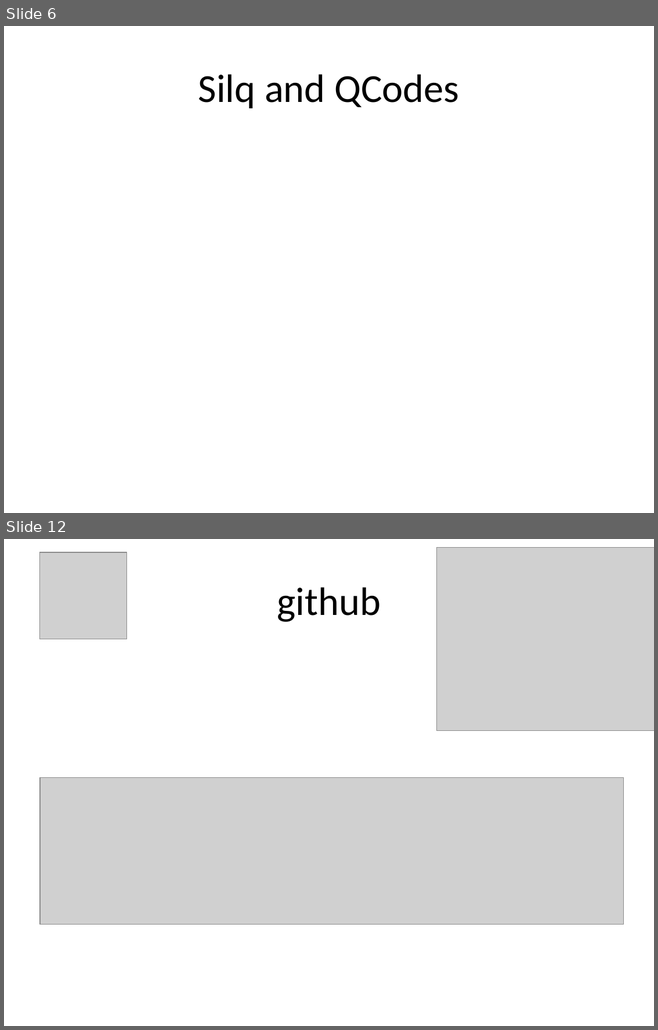
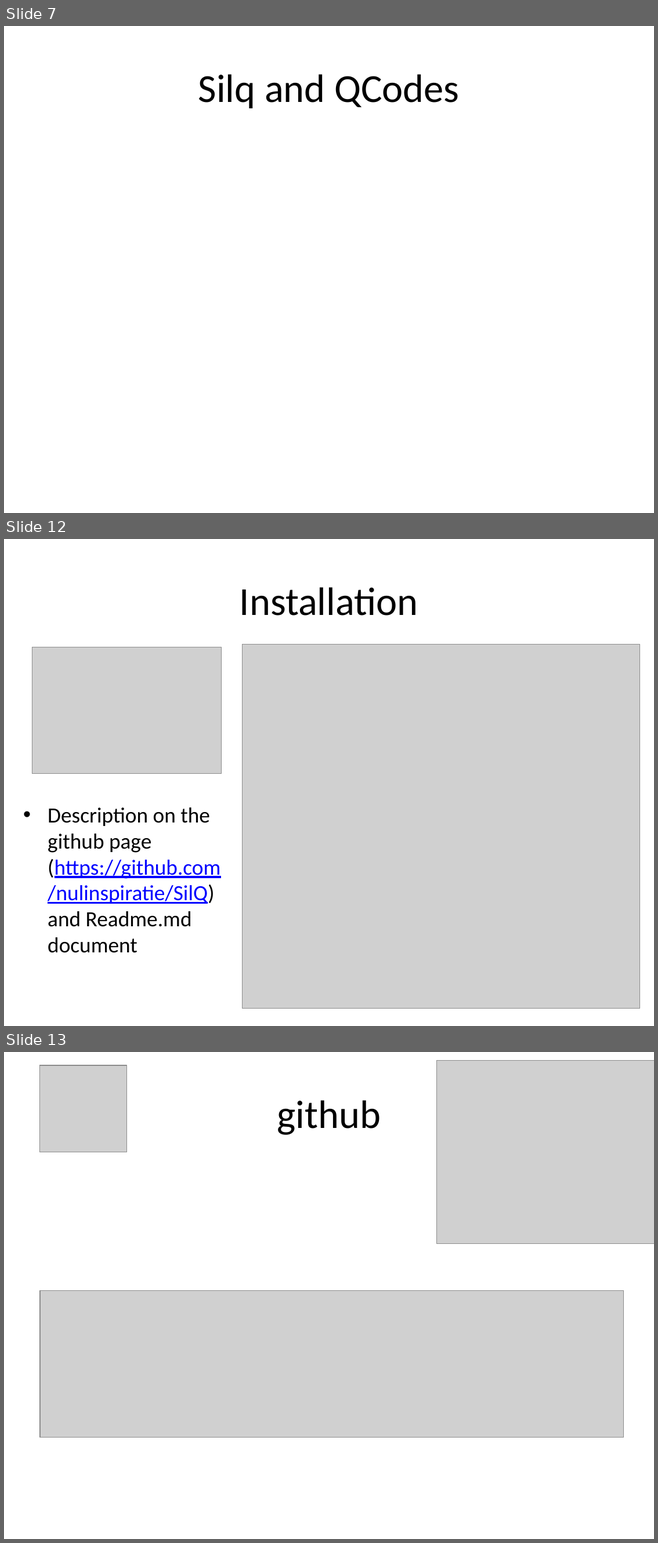
Before and after one commit to nulinspiratie/SilQ, a slide deck: personal/Steffi/How to presentation.pptx. Shown one above the other, each under a label of ours: slides 6 and 12 before the commit, slides 7, 12 and 13 after it; the slides between them are not shown. The pictures are 658x1030 and 658x1543 pixels, drawn with LibreOffice and Linux fonts; fonts in the diff are those of the drawing; grey boxes stand for pictures. Boxes give left, top, right and bottom in pixels: in the first picture for what was removed or moved away, otherwise in the second. Text is boxed around its words. In the diff, an @@ line names an element or a change of style, - is before the commit and + after.

```diff
--- a/personal/Steffi/How to presentation.pptx
+++ b/personal/Steffi/How to presentation.pptx
@@ slide 12 added at (4, 539, 654, 1026), background #FFFFFF @@
@@ title added at (239, 587, 418, 616), 44 pt, text #000000 @@
+Installation
@@ picture added at (32, 647, 221, 773) @@
@@ picture added at (242, 644, 639, 1008) @@
@@ text added at (48, 808, 220, 953), 24 pt, text #000000 @@
+• Description on the github page (https://github.com/nulinspiratie/SilQ) and Readme.md document
@@ what was slide 6 is now slide 7 @@
@@ what was slide 12 is now slide 13 @@
```
Also in this commit, not shown: 8 slides changed, 2 other slides added, 2 slides removed, 2 other files.
